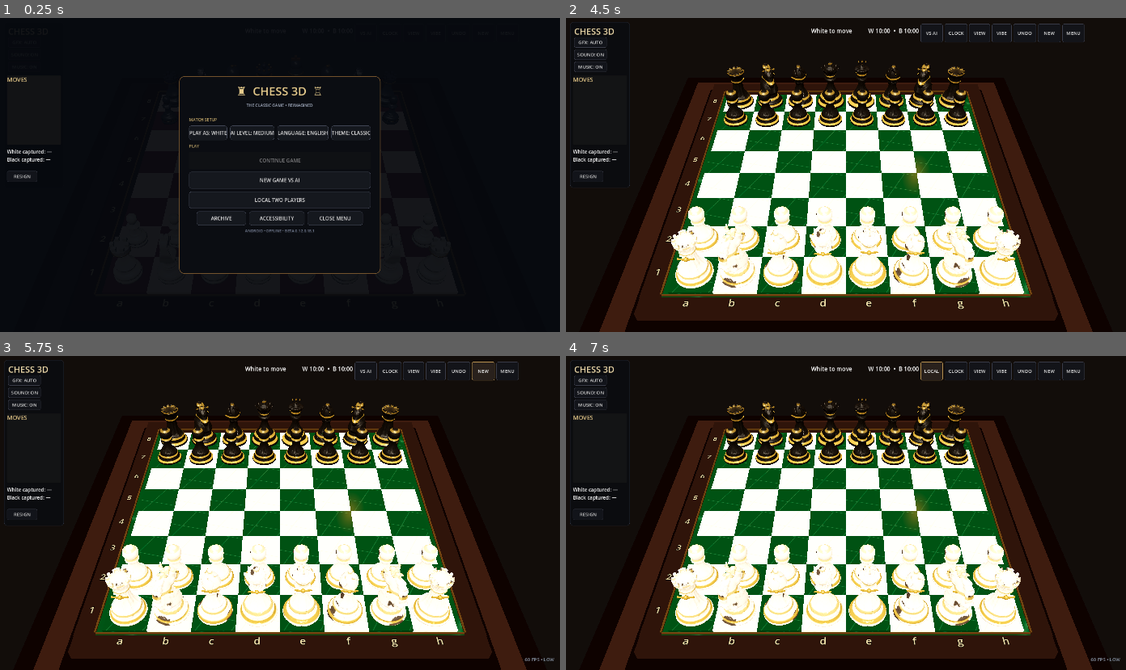
Above: before the commit, frames 1-4 (two rows, left to right).
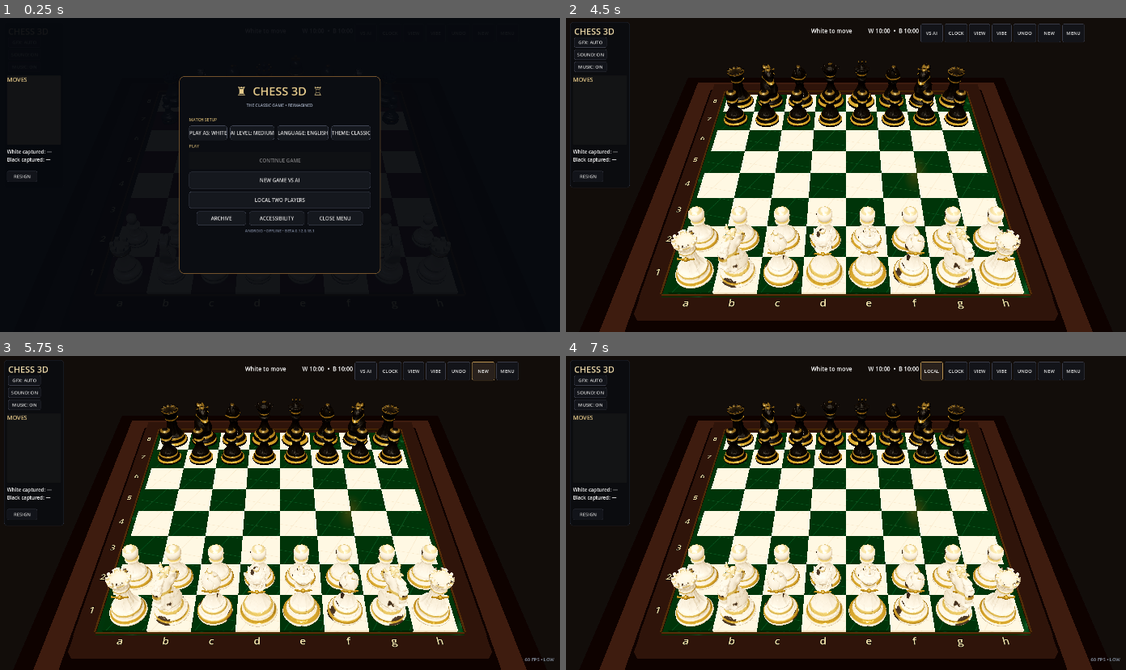
Above: after the commit, the same moments.

Repository: redxbox/chess-3d
Game: Godot game, scene res://src/main/main.tscn
The game is run twice, just before and just after one commit, with the same random seed, the same clock (stepped at 60 frames per second) and the same inputs.
Inputs:
- Up to frame 1 (0.25 s): no input
- Up to frame 2 (4.5 s): click "PLAY AS: WHITE" at 0.5 s; click "PLAY AS: BLACK" at 1.25 s; click "PLAY AS: WHITE" at 2 s; click "PLAY AS: BLACK" at 2.75 s; click "THEME: CLASSIC" at 3.5 s; click "NEW GAME VS AI" at 4.25 s
- Up to frame 3 (5.75 s): click "NEW" at 5 s
- Up to frame 4 (7 s): click "NEW" at 5.75 s; click "VS AI" at 6.5 s

The runs differ from the first frame. In frame 2, 33% of the frame differs, in the area x 16-84%, y 13-89%; in frame 3, 33%; in frame 4, 33%.

Commit message:
Calibrate warm lighting to preserve ivory highlights
Co-authored-by: arena-agent <297053741+arena-agent@users.noreply.github.com>

Diff:
--- a/src/main/main.gd
+++ b/src/main/main.gd
@@ -207,10 +207,10 @@
 		environment.reflected_light_source = Environment.REFLECTION_SOURCE_SKY
 		environment.ambient_light_source = Environment.AMBIENT_SOURCE_COLOR
 		environment.ambient_light_color = Color("ffeacc")
-		environment.ambient_light_energy = 0.80
-		$KeyLight.light_energy = 0.72
-		$FillLight.light_energy = 0.65
-		$RimLight.light_energy = 0.24
+		environment.ambient_light_energy = 0.42
+		$KeyLight.light_energy = 0.48
+		$FillLight.light_energy = 0.32
+		$RimLight.light_energy = 0.10
 	else:
 		environment.ambient_light_source = Environment.AMBIENT_SOURCE_COLOR
 		environment.ambient_light_color = Color("858e9d")
--- a/src/main/main.tscn
+++ b/src/main/main.tscn
@@ -12,7 +12,7 @@
 [node name="KeyLight" type="DirectionalLight3D" parent="."]
 rotation_degrees = Vector3(-70, -35, 0)
 light_color = Color(1, 0.988, 0.941, 1)
-light_energy = 0.72
+light_energy = 0.48
 shadow_enabled = true
 shadow_bias = 0.0001
 shadow_opacity = 0.58
@@ -23,13 +23,13 @@
 [node name="FillLight" type="DirectionalLight3D" parent="."]
 rotation_degrees = Vector3(-52, 5, 0)
 light_color = Color(1, 0.961, 0.878, 1)
-light_energy = 0.65
+light_energy = 0.32
 shadow_enabled = false
 
 [node name="RimLight" type="OmniLight3D" parent="."]
 position = Vector3(2.8, 4.2, -4.5)
 light_color = Color(1, 0.655, 0.149, 1)
-light_energy = 0.24
+light_energy = 0.10
 omni_range = 10.0
 omni_attenuation = 1.45
 shadow_enabled = false
Not shown, changed: export_presets.cfg
Not shown, changed: .github/workflows/ci.yml
Not shown, changed: ROADMAP.md
